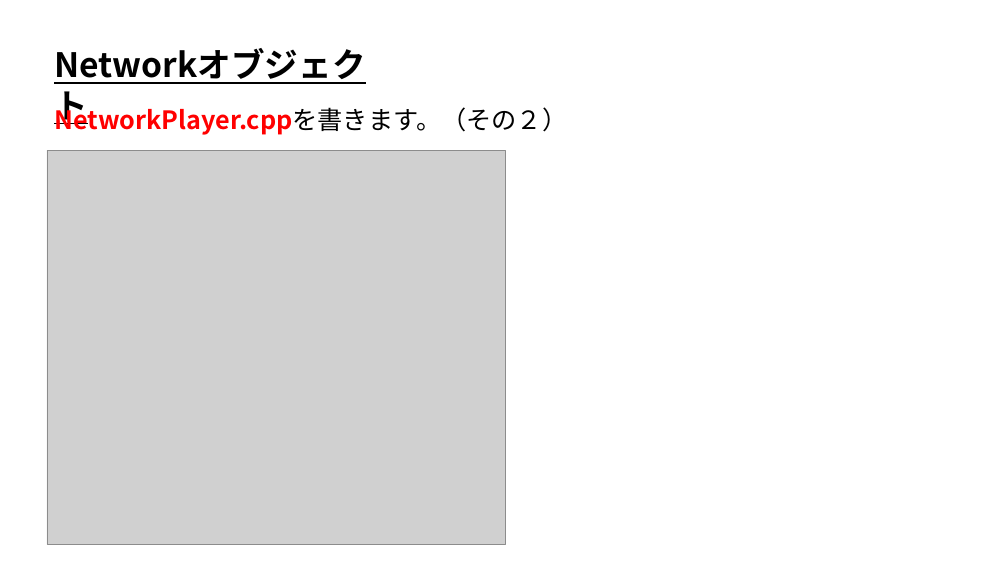
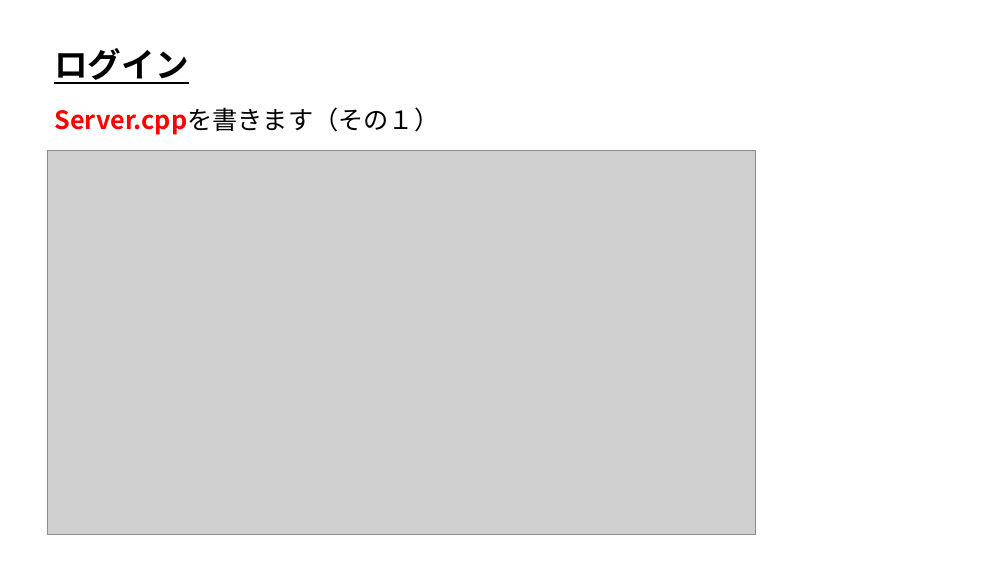
Before and after one commit to ArakiYusuke-Ohara/Textbook, a slide deck: slide 11 of ゲーム科3年/00_前期/オンラインゲームプログラミングⅠ/09_ログイン.pptx. Drawn at 1008x567 pixels with LibreOffice and Linux fonts; fonts in the diff are those of the drawing; grey boxes stand for pictures. Boxes give left, top, right and bottom in pixels: in the first picture for what was removed or moved away, otherwise in the second. Text is boxed around its words. In the diff, an @@ line names an element or a change of style, - is before the commit and + after.

Commit message:
ログイン授業作成

```diff
--- a/ゲーム科3年/00_前期/オンラインゲームプログラミングⅠ/09_ログイン.pptx
+++ b/ゲーム科3年/00_前期/オンラインゲームプログラミングⅠ/09_ログイン.pptx
@@ text at (x1=54, y1=48, x2=188, y2=84): text changed @@
-Networkオブジェクト
+ログイン
@@ text at (x1=54, y1=107, x2=439, y2=135): text changed @@
-NetworkPlayer.cppを書きます。（その２）
+Server.cppを書きます（その１）
@@ picture resized from (x1=47, y1=150, x2=506, y2=545) to (x1=47, y1=150, x2=755, y2=535) @@
```
Also in this commit, not shown: 2 other slides changed, 12 slides added, 11 slides removed, 51 other files.
